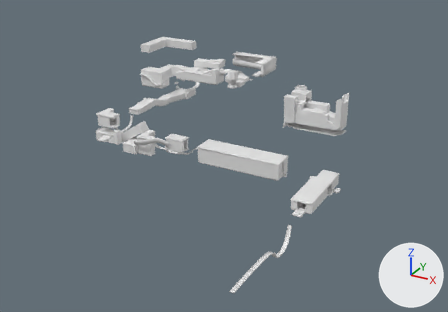
One commit to the Blender file The Flipper Framework/Assets/Game/Scenes/Zones/Altitude Limit/Models/Ob_Altitude Geometry.blend: the scene before it, then after it.
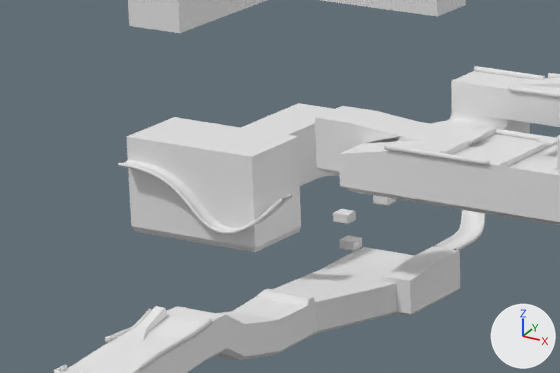
Old and new are each drawn whole from a 50 mm camera at (1063.0, -2383.0, 1245.0) aimed at (-507.0, 470.0, -182.0) and again close up on the part from 27% to 47% of the width and 15% to 35% of the height. The lights are fixed; the arrows at lower right show +X, +Y and +Z. Materials are left out; every surface is plain grey.
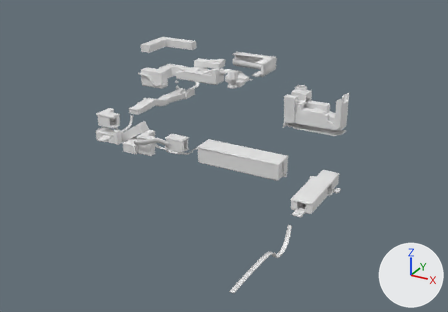
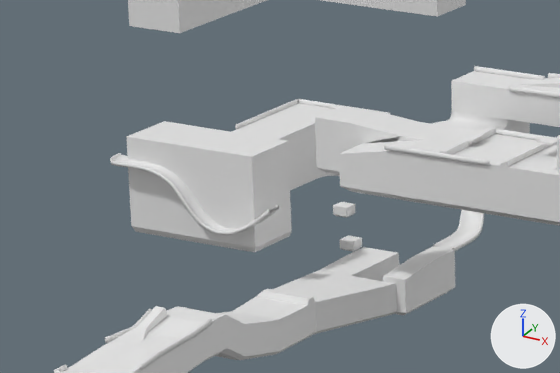
Where the change shows, as pixel boxes (x1, y1, x2, y2) in the close-ups (560 x 373 px; the box of a moved part takes in the faces that stretch with it):
'Cube.007', reshaped: before (63, 246, 460, 373); after (63, 246, 455, 373)
'Cube.091', reshaped, modifiers changed (8% taller): before (118, 159, 293, 235); after (110, 153, 280, 235)
'Cube.010', reshaped: before (435, 210, 485, 251); after (433, 210, 484, 251)
'Cube.016', moved: before (333, 209, 356, 225); after (333, 202, 355, 218)
'Cube.093', added: after (235, 99, 298, 129)
'Cube.056', reshaped, moved, turned, rescaled (not visible before): after (298, 99, 390, 114)
'Cube.071', moved (not visible afterwards): before (373, 195, 396, 206)
part 1 of me_cube_004, built on: before (273, 247, 460, 316); after (273, 247, 455, 315)
part 2 of me_cube_030, moved or reshaped: (127, 112, 317, 252) in both
part 3 of me_cube_096, built on: after (298, 99, 390, 114)

The change, as a list of edits to the scene's bpy script:
```text
Change me_cube_004:
    used by ob_cube_007; location = (-1070.0, 409.3, 32.4); scale = (-10.8, 10.8, 10.8)
    remove me_cube_004.from_pydata(...)  # 201 vertices, 170 faces, 2 loose edges; spans x -8.9..2.4, y -4.3..48.7, z -5.6..2.0
    add me_cube_004.from_pydata(...)  # 211 vertices, 179 faces, 2 loose edges; spans x -8.3..2.4, y -4.3..48.7, z -5.6..2.0
    me_cube_004 part 1
    4 vertices are removed from x -5.8, y 39.4..48.7, z -5.4..-4.9
    12 faces are deleted
    12 vertices in x -8.9, y 39.4..48.7, z -4.9..-1.1 move by (0.6, 0.0, 0.0)
    3 vertices in x -8.2, y 40.0..48.1, z -5.4 move by (0.5, 0.0, 0.0)
    14 vertices are added at x -6.1..-1.7, y 39.4..48.7, z -5.4..-2.1
    21 new faces join them
Change me_cube_096:
    used by ob_cube_056; location = (-948.7, 887.6, 127.7); scale = (-11.1, 22.0, 22.0)
    remove me_cube_096.from_pydata(...)  # 12 vertices, 10 faces; spans x -0.82..0.82, y -0.8..0.8, z -0.44..0.67
    add me_cube_096.from_pydata(...)  # 184 vertices, 176 faces, 2 loose edges; spans x -85.33..29.88, y -1.36..1.39, z -3.57..1.69
    me_cube_096 part 3: 12 vertices removed from x -0.82..0.82, y -0.8..0.8, z -0.44..0.67; 184 vertices added at x -85.33..29.88, y -1.36..1.39, z -3.57..1.69
    me_cube_096 part 4: the surface is now shaded smooth
Change me_cube_030:
    where me_cube_030.from_pydata(...)  # 67 vertices, 58 faces; spans x 92.0..314.0, y -214.0..113.0, z -35.0..70.0
    used by ob_cube_058; location = (-1384.1, 995.7, 71.2)
    me_cube_030 part 2: all 18 vertices in x 92.0..252.0, y -126.0..-95.0, z -35.0..70.0 are scaled about their middle by (1, 0.81, 1), then moved by (0.0, -22.0, 0.0)
Change cu_nurbspath_007:
    remove _sp.points.foreach_set('co', [-41.35, 0.0, 3.049, 1.0, 23.94, 0.0, 5.282, 1.0, 47.7, 0.0, -54.78, 1.0, 99.43, 0.703, -54.78, 1.0, 139.5, 0.703, -18.29, 1.0])
    _sp: cu_nurbspath_007.splines.new('NURBS'); _sp.points.add(4) -> cu_nurbspath_007.splines.new('NURBS'); _sp.points.add(6)
    add _sp.points.foreach_set('co', [-52.81, 21.68, 3.049, 1.0, -52.81, 0.0, 3.049, 1.0, -44.97, 0.0, 3.049, 1.0, 23.94, 0.0, 5.282, 1.0, 47.7, 0.0, -54.78, 1.0, 99.43, 0.703, -54.78, 1.0, 139.5, 0.703, -18.29, 1.0])
Change cu_nurbspath:
    where _sp = cu_nurbspath.splines.new('NURBS'); _sp.points.add(5)
    remove _sp.points.foreach_set('co', [0.313, 0.0, 2.066, 1.0, 43.59, 0.0, 2.594, 1.0, 66.49, 1.676, 0.0, 1.0, 83.35, 23.0, 29.03, 1.0, 128.8, 27.87, 52.48, 1.0, 132.7, 180.6, 54.69, 1.0])
    add _sp.points.foreach_set('co', [0.313, 2.164, 2.066, 1.0, 43.59, 2.164, 2.594, 1.0, 66.49, 3.84, 0.0, 1.0, 83.35, 23.0, 29.03, 1.0, 128.8, 27.87, 52.48, 1.0, 132.7, 180.6, 54.69, 1.0])
Change ob_cube_091:
    where _m = ob_cube_091.modifiers.new('Array', 'ARRAY')
    _m.count: 21 -> 22
Change ob_cube_056:
    ob_cube_056.location: (-948.7, 887.6, 127.7) -> (-1260.5, 1110.3, 102.4)
    ob_cube_056.rotation_euler: (0.0, 0.0, 0.0) -> (0.0, 0.0, 15.71)  # degrees (0, 0, 0) -> degrees (0, 0, 180)
    ob_cube_056.scale: (-11.1, 22.0, 22.0) -> (1.06, 1.06, 1.06)
Change ob_cube_016:
    ob_cube_016.location: (-1128.2, 947.8, 31.1) -> (-1128.2, 947.8, 39.1)
Change ob_cube_071:
    ob_cube_071.location: (-1098.3, 983.2, 47.1) -> (-1098.3, 983.2, 58.6)
Add ob_cube_093:
    ob_cube_093 = bpy.data.objects.new('Cube.093', me_cube_076.copy())  # the mesh of ob_cube_073
    ob_cube_093.location = (-1293.2, 1018.5, 102.4)
    ob_cube_093.rotation_euler = (0.0, 0.0, 17.28)  # degrees (0, 0, 270)
    ob_cube_093.scale = (1.06, 1.06, 1.06)
```
